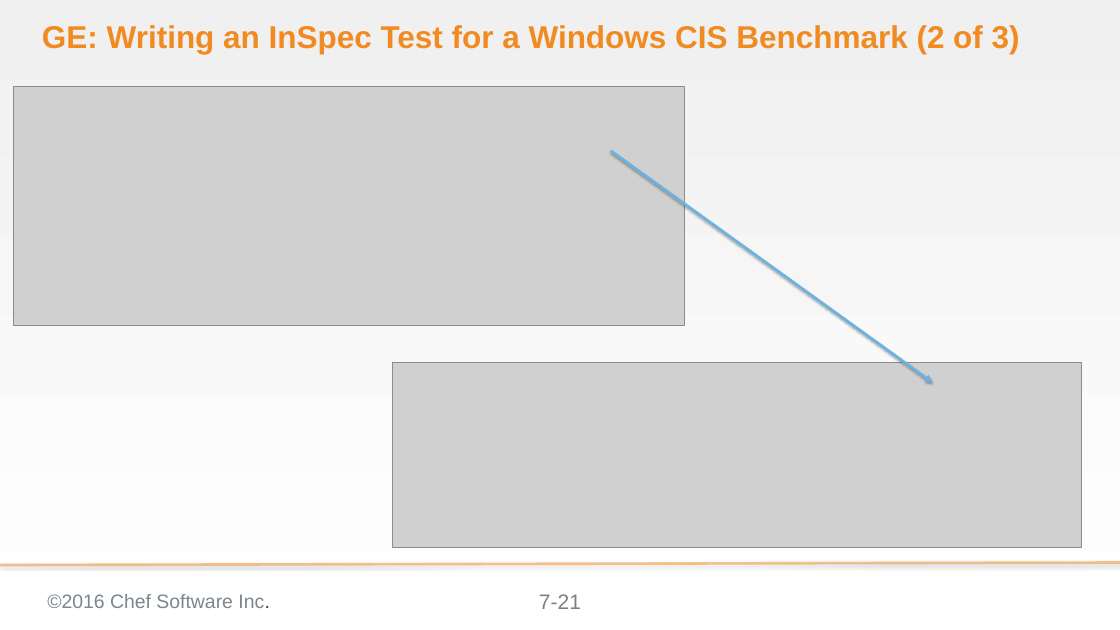
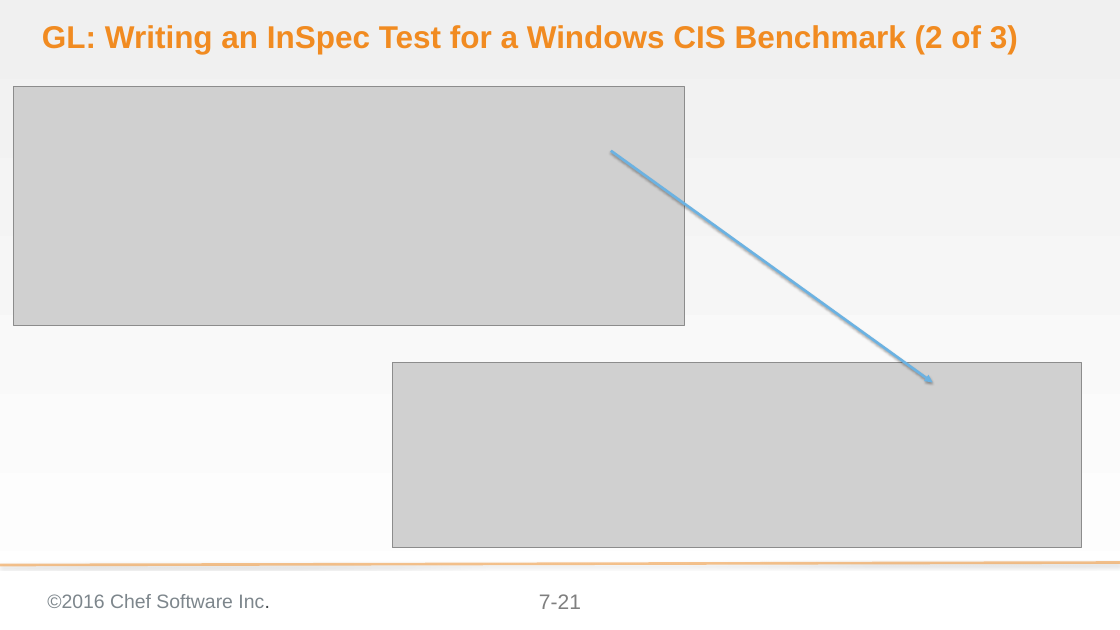
Before and after one commit to bchamby/chef-compliance-installation-configuration-operation, a slide deck: slide 21 of 07-compliance-frameworks-inspec.pptx. Drawn at 1120x630 pixels with LibreOffice and Linux fonts; fonts in the diff are those of the drawing; grey boxes stand for pictures; background and template pictures are left out. Boxes give left, top, right and bottom in pixels: in the first picture for what was removed or moved away, otherwise in the second. Text is boxed around its words. In the diff, an @@ line names an element or a change of style, - is before the commit and + after.

```diff
--- a/07-compliance-frameworks-inspec.pptx
+++ b/07-compliance-frameworks-inspec.pptx
@@ title at bbox=[42, 25, 1018, 54]: text changed @@
-GE: Writing an InSpec Test for a Windows CIS Benchmark (2 of 3)
+GL: Writing an InSpec Test for a Windows CIS Benchmark (2 of 3)
```
Also in this commit, not shown: 33 other slides changed, 2 other files.
